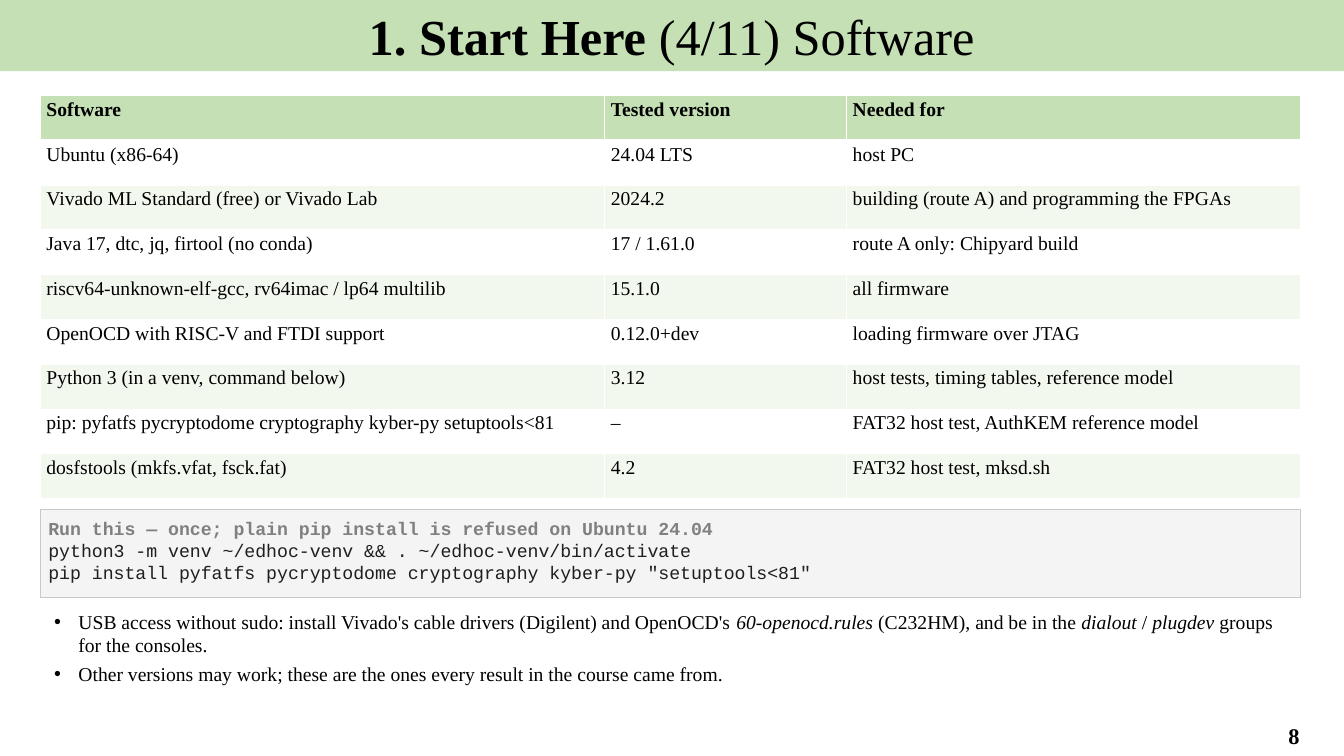
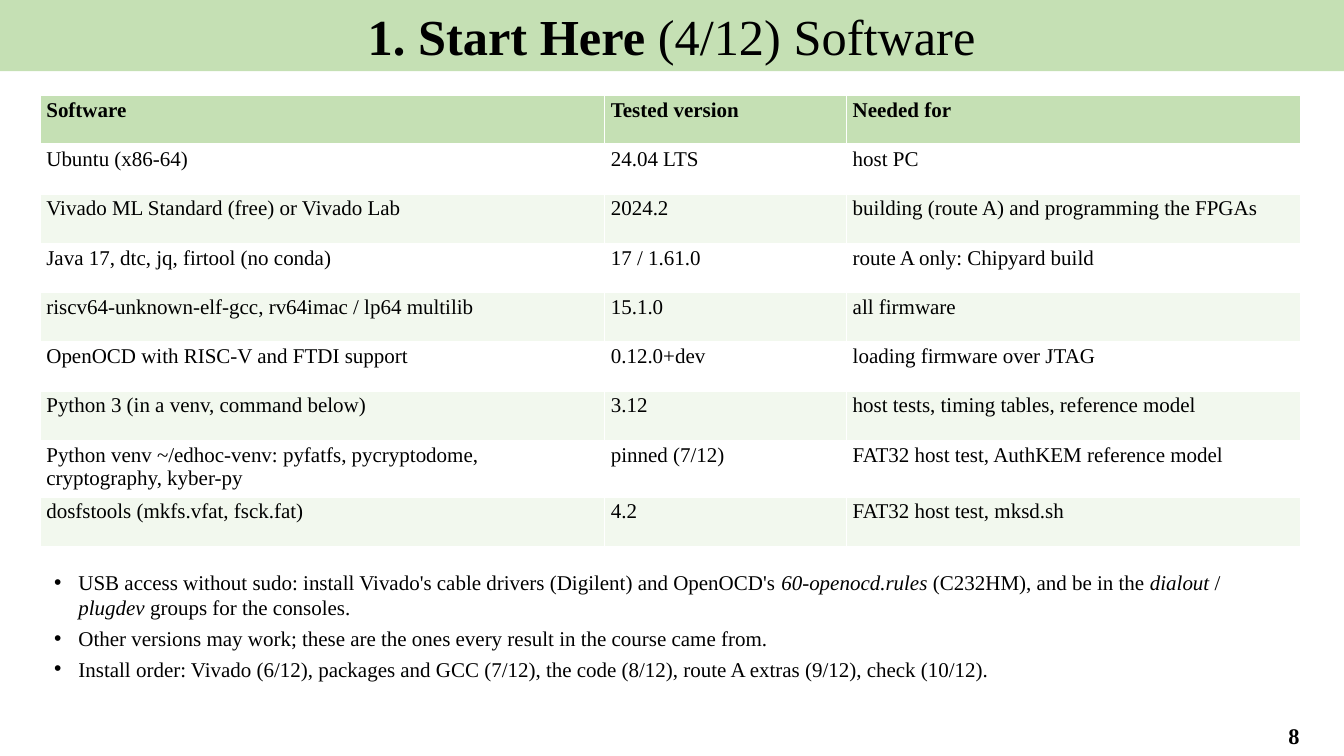
Before and after one commit to Khaiduy/chipyard-edhoc, a slide deck: slide 8 of fpga/sw/export/docs/slides/01_EDHOC_SoC_on_Arty_A7-100T.pptx. Drawn at 1344x756 pixels with LibreOffice and Linux fonts; fonts in the diff are those of the drawing. Boxes give left, top, right and bottom in pixels: in the first picture for what was removed or moved away, otherwise in the second. Text is boxed around its words. In the diff, an @@ line names an element or a change of style, - is before the commit and + after.

```diff
--- a/fpga/sw/export/docs/slides/01_EDHOC_SoC_on_Arty_A7-100T.pptx
+++ b/fpga/sw/export/docs/slides/01_EDHOC_SoC_on_Arty_A7-100T.pptx
@@ text in rectangle at [368,19,976,65]: text changed @@
-1. Start Here (4/11) Software
+1. Start Here (4/12) Software
@@ table at [40,96,1301,539] @@
-row 8, column 1: pip: pyfatfs pycryptodome cryptography kyber-py setuptools<81
+row 8, column 1: Python venv ~/edhoc-venv: pyfatfs, pycryptodome, cryptography, kyber-py
-row 8, column 2: –
+row 8, column 2: pinned (7/12)
@@ size 14 to 15 pt in "Software", "Tested version", "Needed for", "Ubuntu (x86-64)" and 21 more places @@
@@ rectangle removed at [40,509,1301,598] @@
-Run this — once; plain pip install is refused on Ubuntu 24.04
-python3 -m venv ~/edhoc-venv && . ~/edhoc-venv/bin/activate
-pip install pyfatfs pycryptodome cryptography kyber-py "setuptools<81"
@@ text "USB access without sudo: install ...": place and size @@
-text "USB access without sudo: install ..." at [78,615,1272,686]
+text "USB access without sudo: install ..." at [78,575,1209,681]
@@ text at [78,575,1209,651]: size 14 to 15 pt in "USB access without sudo: install Vivado's cable ...", "Other versions may work; these are the ..." @@
@@ text at [78,662,988,681]: paragraph added @@
+• Install order: Vivado (6/12), packages and GCC (7/12), the code (8/12), route A extras (9/12), check (10/12).
```
Also in this commit, not shown: 17 other slides changed, 1 slide added, 11 other files.
